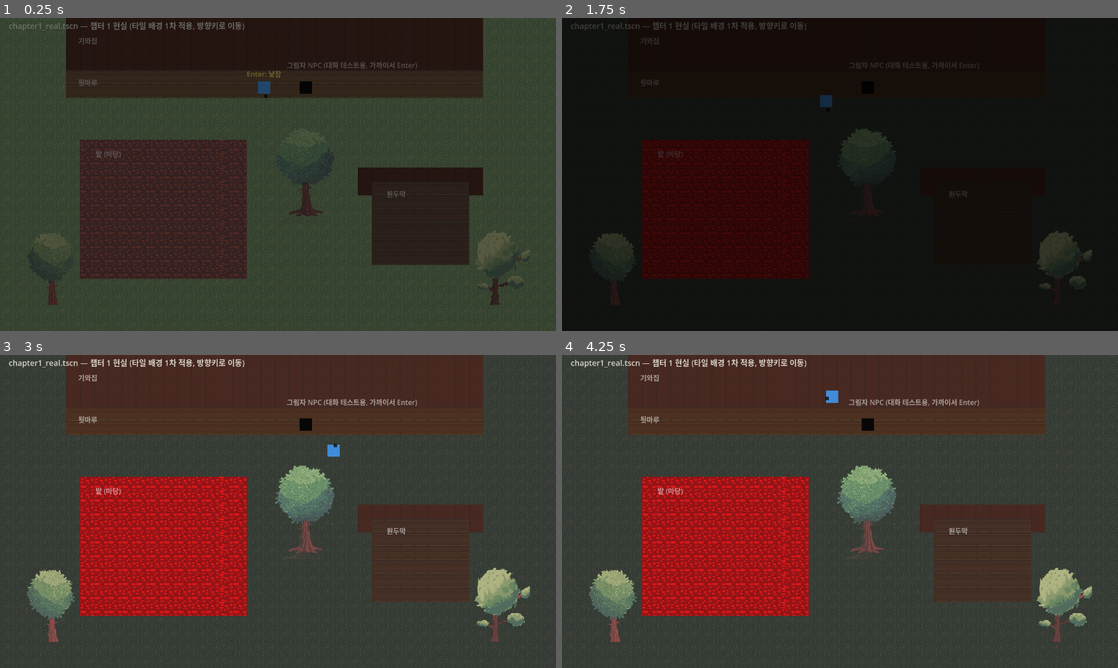
Above: before the commit, frames 1-4 (two rows, left to right).
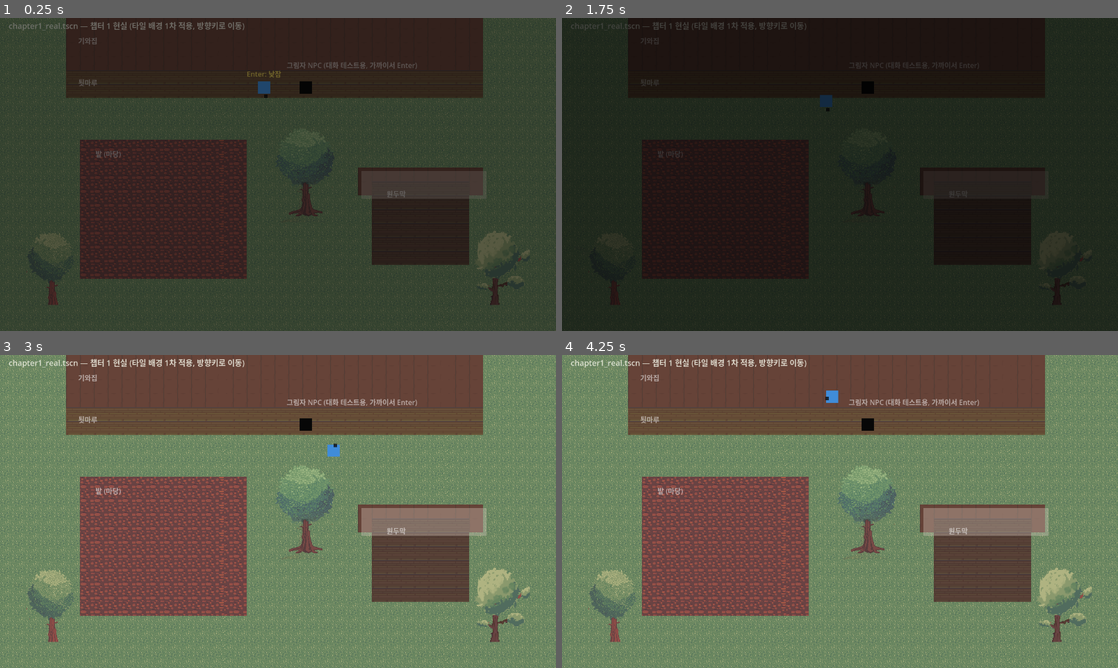
Above: after the commit, the same moments.

Repository: YGseok/ProjectS
Game: Godot game, scene res://scenes/chapter1_real.tscn
Two runs of this game, one before a commit and one after it. Both use one fixed random seed, a clock stepped at 60 frames per second and the inputs below.
Inputs (mouse positions are in pixels of both pictures, inside the frame that each line leads up to):
- Up to frame 1 (0.25 s): no input
- Up to frame 2 (1.75 s): tap Enter (ui_accept) at 0.5, 0.6, 0.77, 1.07, 1.25, 1.35, 1.52 s; move the mouse to (962, 158) at 0.52 s; hold Right (ui_right) 0.53-1.28 s; click (962, 158) at 0.67 s; move the mouse to (728, 190) at 1.27 s; hold Down (ui_down) from 1.28 s (still down); click (728, 190) at 1.42 s
- Up to frame 3 (3 s): tap Enter (ui_accept) at 1.82, 2.1, 2.85 s; move the mouse to (333, 442) at 2.02 s; release Down (ui_down) at 2.03 s; hold Right (ui_right) 2.03-2.78 s; click (333, 442) at 2.17 s; move the mouse to (250, 574) at 2.77 s; hold Up (ui_up) from 2.78 s (still down); click (250, 574) at 2.92 s
- Up to frame 4 (4.25 s): tap Enter (ui_accept) at 3.02, 3.32, 3.6, 3.77, 4.07 s; move the mouse to (1006, 558) at 3.52 s; release Up (ui_up) at 3.53 s; hold Left (ui_left) from 3.53 s (still down); click (1006, 558) at 3.67 s

The runs differ from the first frame. In frame 1, 1.4% of the frame differs, in the area x 65-87%, y 48-58%; in frame 2, 7.5%; in frame 3, 91%, in the area x 0-100%, y 0-100%; in frame 4, 91%.

Commit message:
Fix background not resetting after waking from the dream (user-reported)
Root cause: zone tinting used TileData.modulate, but TileData is shared
per (source_id, atlas_coords) across every TileMapLayer using that
tileset -- including between chapter1_real and chapter1_dream, and even
between the wall and roof within one scene (they reuse the same wall
tile). So the dream's tint leaked into the real scene on return, and
wall/roof tinting never actually worked at all (both rendered whichever
color was painted last).

Fix: replace TileData.modulate entirely with per-scene, per-zone
ColorRect overlays -- no shared mutable resource, so this bug class is
now structurally impossible. Bonus: roof/wall are now actually visually
distinct, which they silently weren't before.

Adds test_background_tint_reset.gd to catch regressions (checks overlay
node color values, since --headless --script mode uses a dummy renderer
and can't sample actual rendered pixels the way qa/run_qa.sh's real
window can).

Diff:
--- a/scenes/chapter1_dream.tscn
+++ b/scenes/chapter1_dream.tscn
@@ -22,6 +22,52 @@
 [node name="Background" type="TileMapLayer" parent="."]
 tile_set = ExtResource("4_tileset")
 script = ExtResource("5_background")
+
+[node name="GroundTint" type="ColorRect" parent="."]
+offset_right = 1280.0
+offset_bottom = 720.0
+mouse_filter = 2
+color = Color(0.35, 0.3, 0.4, 0.35)
+
+[node name="WallTint" type="ColorRect" parent="."]
+offset_left = 160.0
+offset_top = 0.0
+offset_right = 1120.0
+offset_bottom = 128.0
+mouse_filter = 2
+color = Color(0.15, 0.1, 0.1, 0.4)
+
+[node name="PorchTint" type="ColorRect" parent="."]
+offset_left = 160.0
+offset_top = 128.0
+offset_right = 1120.0
+offset_bottom = 192.0
+mouse_filter = 2
+color = Color(0.3, 0.2, 0.15, 0.3)
+
+[node name="FieldTint" type="ColorRect" parent="."]
+offset_left = 192.0
+offset_top = 288.0
+offset_right = 576.0
+offset_bottom = 608.0
+mouse_filter = 2
+color = Color(0.7, 0.05, 0.08, 0.55)
+
+[node name="RoofTint" type="ColorRect" parent="."]
+offset_left = 832.0
+offset_top = 352.0
+offset_right = 1120.0
+offset_bottom = 416.0
+mouse_filter = 2
+color = Color(0.35, 0.15, 0.12, 0.35)
+
+[node name="GazeboFloorTint" type="ColorRect" parent="."]
+offset_left = 864.0
+offset_top = 384.0
+offset_right = 1088.0
+offset_bottom = 576.0
+mouse_filter = 2
+color = Color(0.3, 0.28, 0.3, 0.3)
 
 [node name="TreeGreen" type="Sprite2D" parent="."]
 position = Vector2(700, 470)
--- a/scenes/chapter1_real.tscn
+++ b/scenes/chapter1_real.tscn
@@ -23,6 +23,14 @@
 [node name="Background" type="TileMapLayer" parent="."]
 tile_set = ExtResource("5_tileset")
 script = ExtResource("6_background")
+
+[node name="RoofTint" type="ColorRect" parent="."]
+offset_left = 832.0
+offset_top = 352.0
+offset_right = 1120.0
+offset_bottom = 416.0
+mouse_filter = 2
+color = Color(0.85, 0.8, 0.75, 0.35)
 
 [node name="TreeGreen" type="Sprite2D" parent="."]
 position = Vector2(700, 470)
--- a/scripts/chapter1_dream_background.gd
+++ b/scripts/chapter1_dream_background.gd
@@ -1,7 +1,15 @@
 extends TileMapLayer
-## 챕터 1 꿈 배경 — chapter1_real_background.gd와 동일한 타일을 재사용하되,
-## 구역별로 modulate(색 틴트)를 다르게 줘서 "같은 공간, 다른 분위기"
-## (DESIGN.md §4)를 표현한다. 특히 밭은 빨갛게 틴트해서 피마자밭 느낌을 낸다.
+## 챕터 1 꿈 배경 — chapter1_real_background.gd와 같은 타일을 재사용한다.
+## 구역별 분위기(색 틴트)는 TileData.modulate가 아니라
+## chapter1_dream.tscn의 반투명 ColorRect 오버레이로 표현한다.
+##
+## 왜 TileData.modulate를 안 쓰는가: 벽/지붕처럼 같은 atlas 타일을 여러
+## 구역에서 재사용하면, TileData는 (source_id, atlas_coords)마다 하나뿐이라
+## modulate를 바꾸면 그 타일을 쓰는 셀 전부(같은 씬 안에서도, 심지어
+## main_tileset.tres를 공유하는 chapter1_real.tscn에서도)에 영향을 준다.
+## 실제로 이 때문에 지붕/벽 색 구분이 전혀 작동 안 했고, 꿈에서 돌아왔을
+## 때 현실 배경이 안 돌아오는 버그가 있었다(2026-09-07, 사람이 플레이하다
+## 발견).
 
 const GRASS := Vector2i(0, 8)
 const DIRT := Vector2i(1, 8)
@@ -9,38 +17,27 @@
 const WOOD_MED := Vector2i(1, 5)
 const WALL := Vector2i(2, 10)
 
-const TINT_GROUND := Color(0.5, 0.45, 0.55, 1)
-const TINT_WALL := Color(0.6, 0.5, 0.5, 1)
-const TINT_PORCH := Color(0.75, 0.65, 0.6, 1)
-const TINT_FIELD := Color(1.4, 0.3, 0.35, 1)
-const TINT_ROOF := Color(0.7, 0.45, 0.4, 1)
-const TINT_GAZEBO_FLOOR := Color(0.8, 0.75, 0.7, 1)
-
 func _ready() -> void:
 	# 마당(잔디) 전체
-	_fill_rect(0, 40, 0, 23, 1, GRASS, TINT_GROUND)
+	_fill_rect(0, 40, 0, 23, 1, GRASS)
 
 	# 기와집 벽
-	_fill_rect(5, 35, 0, 4, 0, WALL, TINT_WALL)
+	_fill_rect(5, 35, 0, 4, 0, WALL)
 
 	# 툇마루
-	_fill_rect(5, 35, 4, 6, 1, WOOD_LIGHT, TINT_PORCH)
+	_fill_rect(5, 35, 4, 6, 1, WOOD_LIGHT)
 
-	# 밭 (피마자밭 — 강하게 붉은 틴트)
-	_fill_rect(6, 18, 9, 19, 1, DIRT, TINT_FIELD)
+	# 밭 (피마자밭)
+	_fill_rect(6, 18, 9, 19, 1, DIRT)
 
 	# 원두막 지붕
-	_fill_rect(26, 35, 11, 13, 0, WALL, TINT_ROOF)
+	_fill_rect(26, 35, 11, 13, 0, WALL)
 
 	# 원두막 바닥
-	_fill_rect(27, 34, 12, 18, 1, WOOD_MED, TINT_GAZEBO_FLOOR)
+	_fill_rect(27, 34, 12, 18, 1, WOOD_MED)
 
 
-func _fill_rect(c0: int, c1: int, r0: int, r1: int, source_id: int, atlas: Vector2i, tint: Color) -> void:
+func _fill_rect(c0: int, c1: int, r0: int, r1: int, source_id: int, atlas: Vector2i) -> void:
 	for c in range(c0, c1):
 		for r in range(r0, r1):
-			var coords := Vector2i(c, r)
-			set_cell(coords, source_id, atlas)
-			var data := get_cell_tile_data(coords)
-			if data:
-				data.modulate = tint
+			set_cell(Vector2i(c, r), source_id, atlas)
--- a/scripts/chapter1_real_background.gd
+++ b/scripts/chapter1_real_background.gd
@@ -2,16 +2,21 @@
 ## 챕터 1 현실 배경 — assets/tiles/main/main_tileset.tres 타일로 채운다.
 ## 좌표는 기존 그레이박스 ColorRect들과 동일한 위치를 32px 그리드로 옮긴 것
 ## (scenes/chapter1_real.tscn 참고). source 0 = A4(벽), source 1 = A5(바닥/지면).
+##
+## 주의: 여기서는 TileData.modulate를 절대 건드리지 않는다. 벽/지붕이
+## 같은 atlas 타일(WALL)을 공유하는데, TileData는 (source_id, atlas_coords)
+## 별로 하나만 존재해서 modulate를 바꾸면 그 타일을 쓰는 셀 전부(같은 씬
+## 안에서도, 심지어 main_tileset.tres를 공유하는 다른 씬에서도)에 영향을
+## 준다 — 실제로 이 때문에 지붕/벽 색 구분이 전혀 작동 안 했고, 꿈 씬에서
+## 돌아왔을 때 배경이 안 돌아오는 버그가 있었다(2026-09-07, 사람이 플레이
+## 하다 발견). 구역별 색은 대신 chapter1_real.tscn에 있는 반투명
+## ColorRect 오버레이로 표현한다.
 
 const GRASS := Vector2i(0, 8)
 const DIRT := Vector2i(1, 8)
 const WOOD_LIGHT := Vector2i(0, 5)
 const WOOD_MED := Vector2i(1, 5)
 const WALL := Vector2i(2, 10)
-
-# 원두막 지붕은 벽과 같은 타일을 재사용하되(A4 시트에 지붕 전용 타일이
-# 마땅치 않았음, STATUS.md 참고) 살짝 어둡게 틴트해서 벽과 구분되게 한다.
-const ROOF_TINT := Color(0.7, 0.62, 0.6, 1)
 
 func _ready() -> void:
 	# 마당(잔디) 전체
@@ -26,19 +31,15 @@
 	# 밭 (x192-576, y288-608 -> col6-17, row9-18)
 	_fill_rect(6, 18, 9, 19, 1, DIRT)
 
-	# 원두막 지붕 (x832-1120, y352-416 -> col26-34, row11-12)
-	_fill_rect(26, 35, 11, 13, 0, WALL, ROOF_TINT)
+	# 원두막 지붕 (x832-1120, y352-416 -> col26-34, row11-12) — 벽과 같은
+	# 타일. 밝은 톤 구분은 chapter1_real.tscn의 RoofTint 오버레이가 담당.
+	_fill_rect(26, 35, 11, 13, 0, WALL)
 
 	# 원두막 바닥 (x864-1088, y384-576 -> col27-33, row12-17)
 	_fill_rect(27, 34, 12, 18, 1, WOOD_MED)
 
 
-func _fill_rect(c0: int, c1: int, r0: int, r1: int, source_id: int, atlas: Vector2i, tint: Color = Color.WHITE) -> void:
+func _fill_rect(c0: int, c1: int, r0: int, r1: int, source_id: int, atlas: Vector2i) -> void:
 	for c in range(c0, c1):
 		for r in range(r0, r1):
-			var coords := Vector2i(c, r)
-			set_cell(coords, source_id, atlas)
-			if tint != Color.WHITE:
-				var data := get_cell_tile_data(coords)
-				if data:
-					data.modulate = tint
+			set_cell(Vector2i(c, r), source_id, atlas)
--- /dev/null
+++ b/tests/test_background_tint_reset.gd
@@ -0,0 +1,85 @@
+extends SceneTree
+## 자동 회귀 테스트 — 낮잠→꿈→각성 왕복 후에도 chapter1_real의 지붕 색
+## 오버레이(RoofTint)가 항상 같은 값을 유지하는지 검증한다.
+##
+## 배경: 예전에는 지붕/벽 색 구분을 TileData.modulate로 구현했는데, 이는
+## chapter1_real/chapter1_dream이 공유하는 main_tileset.tres 리소스 자체를
+## 오염시켜서 (1) 같은 씬 안에서도 벽과 지붕이 같은 색으로 렌더링되고
+## (2) 꿈에서 돌아오면 현실 배경에 꿈의 색이 남는 버그가 있었다
+## (2026-09-07, 사람이 실제 플레이하다 발견). 지금은 씬마다 독립된
+## ColorRect 오버레이 노드로 바뀌어서 애초에 공유 자원이 없다 — 이
+## 테스트는 그 사실(매번 새로 로드되는 씬은 항상 같은 값을 가짐)을
+## 왕복 후에도 재확인해서 회귀를 잡는다.
+##
+## 실행: godot4 --headless --script res://tests/test_background_tint_reset.gd --path <project>
+
+var _all_passed := true
+
+func _initialize() -> void:
+	change_scene_to_file("res://scenes/chapter1_real.tscn")
+	await process_frame
+	await process_frame
+
+	var roof_tint: ColorRect = current_scene.get_node("RoofTint")
+	var expected_color: Color = roof_tint.color
+	_assert(expected_color != Color.WHITE, "RoofTint이 흰색이 아닌 실제 틴트 값을 가짐, 실제: %s" % [expected_color])
+
+	# 낮잠 -> 꿈
+	await _send_action("ui_accept")
+	await _wait_scene_change("Chapter1Dream", 3.0)
+
+	var dream_roof_tint: ColorRect = current_scene.get_node("RoofTint")
+	_assert(dream_roof_tint.color != expected_color,
+		"꿈 씬의 RoofTint는 현실과 다른(더 어두운/붉은) 값, 실제: %s" % [dream_roof_tint.color])
+
+	# 각성 -> 현실
+	await _send_action("ui_accept")
+	await _wait_scene_change("Chapter1Real", 3.0)
+
+	var roof_tint_after: ColorRect = current_scene.get_node("RoofTint")
+	_assert(roof_tint_after.color == expected_color,
+		"각성 후 RoofTint가 원래 값으로 돌아옴 (전 %s vs 후 %s)" % [expected_color, roof_tint_after.color])
+
+	_finish()
+
+
+func _wait_scene_change(expected_name: String, timeout_sec: float) -> void:
+	var elapsed := 0.0
+	var step := 0.05
+	while elapsed < timeout_sec:
+		if current_scene != null and current_scene.name == expected_name:
+			return
+		await create_timer(step).timeout
+		elapsed += step
+
+
+func _send_action(action: String) -> void:
+	var press := InputEventAction.new()
+	press.action = action
+	press.pressed = true
+	Input.parse_input_event(press)
+	await process_frame
+	await process_frame
+	var release := InputEventAction.new()
+	release.action = action
+	release.pressed = false
+	Input.parse_input_event(release)
+	await process_frame
+	await process_frame
+
+
+func _assert(condition: bool, description: String) -> void:
+	if condition:
+		print("[TEST] PASS - %s" % description)
+	else:
+		printerr("[TEST] FAIL - %s" % description)
+		_all_passed = false
+
+
+func _finish() -> void:
+	if _all_passed:
+		print("[TEST] ALL PASSED")
+		quit(0)
+	else:
+		printerr("[TEST] SOME FAILED")
+		quit(1)
Not shown, added: tests/test_background_tint_reset.gd.uid
Not shown, changed: docs/STATUS.md
